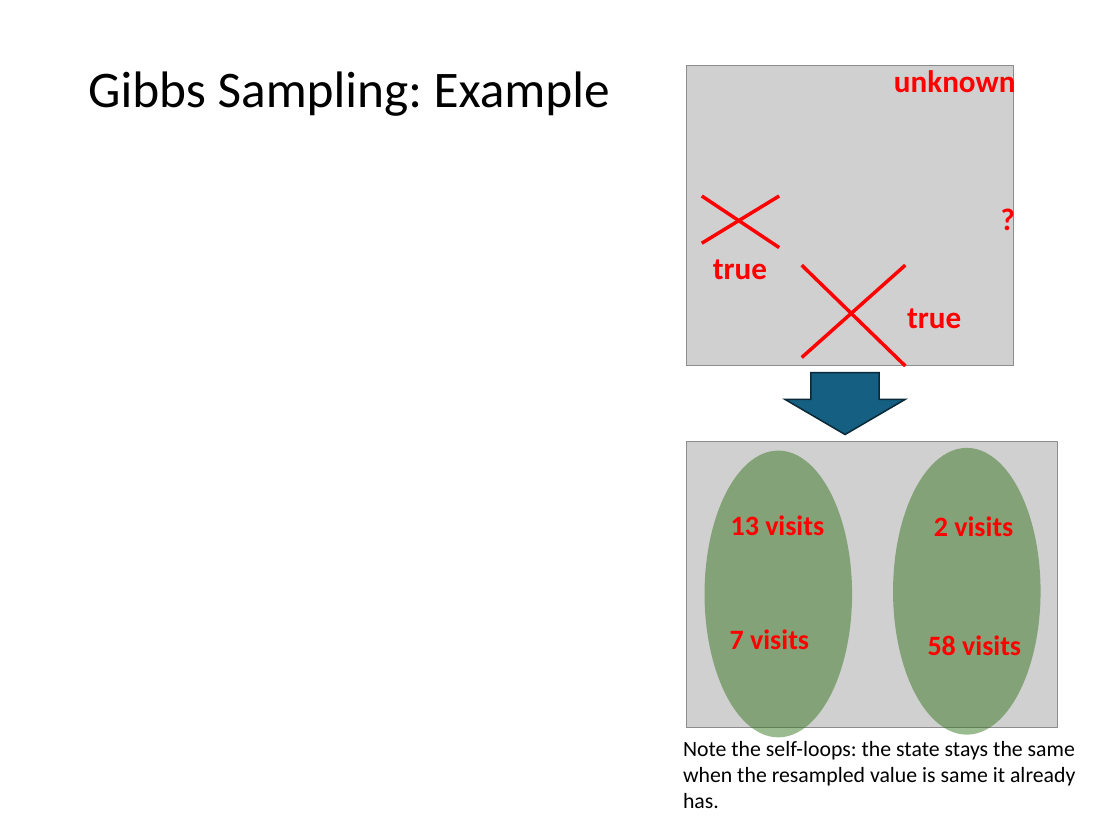
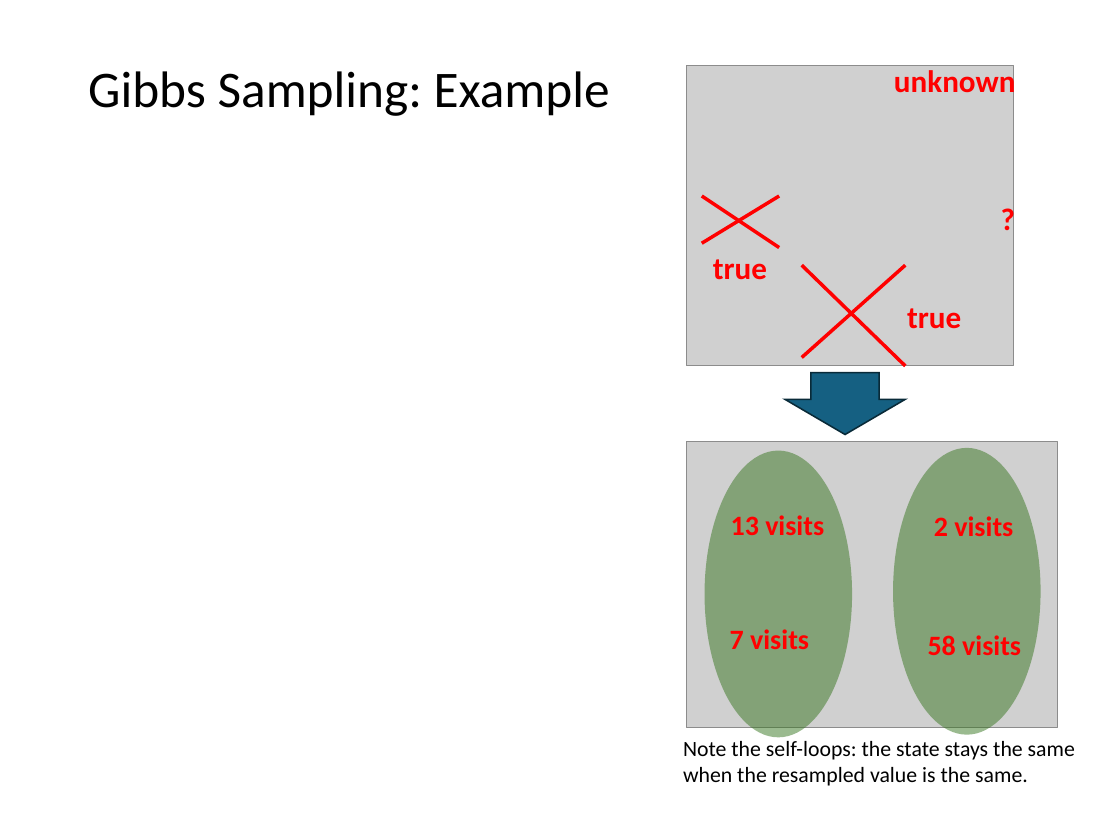
Before and after one commit to mhahsler/CS7320-AI, a slide deck: slide 47 of slides/13_bayes_nets.pptx (slide 45 before the commit). Drawn at 1120x840 pixels with LibreOffice and Linux fonts; fonts in the diff are those of the drawing; grey boxes stand for pictures. Boxes give left, top, right and bottom in pixels: in the first picture for what was removed or moved away, otherwise in the second. Text is boxed around its words. In the diff, an @@ line names an element or a change of style, - is before the commit and + after.

```diff
--- a/slides/13_bayes_nets.pptx
+++ b/slides/13_bayes_nets.pptx
@@ text at <box>683,741,1075,786</box>: text changed @@
-Note the self-loops: the state stays the same when the resampled value is same it already has.
+Note the self-loops: the state stays the same when the resampled value is the same.
```
Also in this commit, not shown: 1 other slide changed, 2 slides added, 1 other file.
